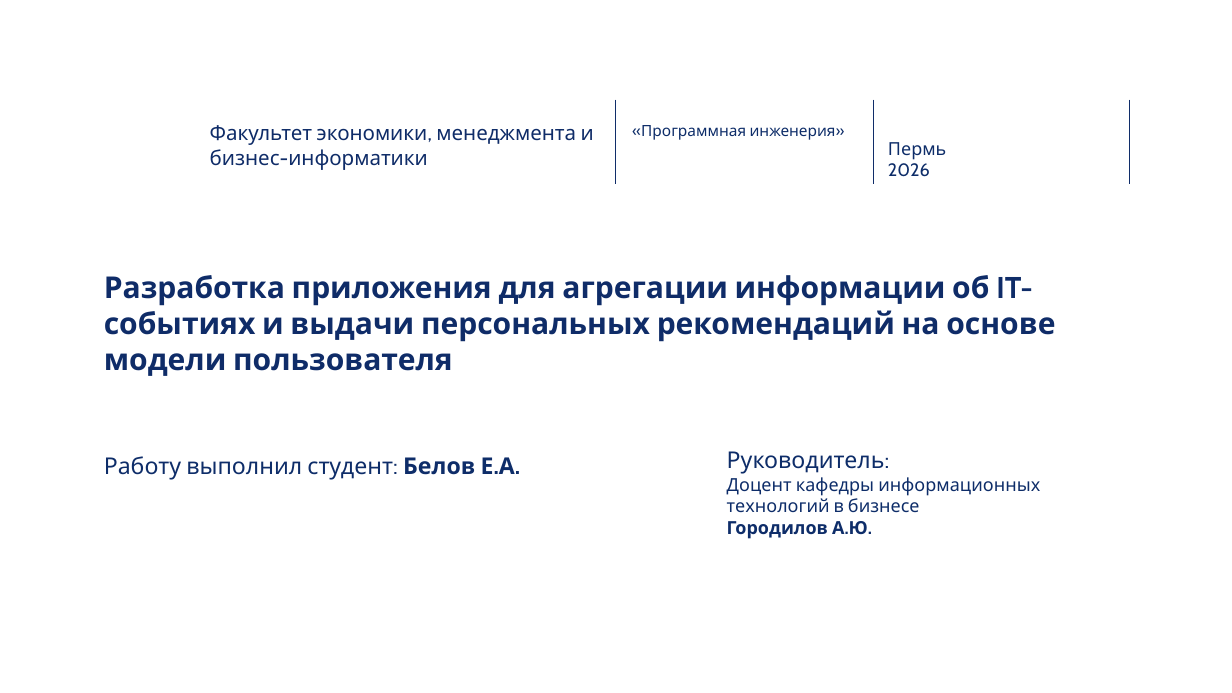
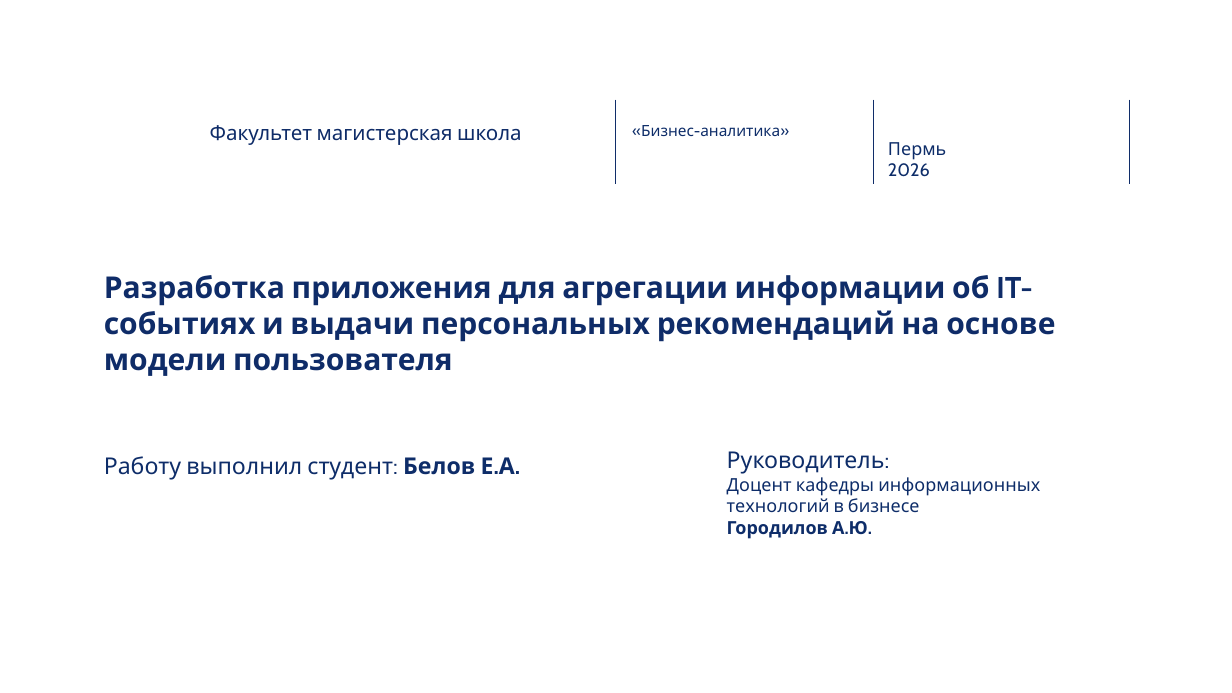
Before and after one commit to EgorBelov/event_mind, a slide deck: slide 1 of docs/Презентация_защита_EventMind.pptx. Drawn at 1232x693 pixels with LibreOffice and Linux fonts; fonts in the diff are those of the drawing; background and template pictures are left out. Boxes give left, top, right and bottom in pixels: in the first picture for what was removed or moved away, otherwise in the second. Text is boxed around its words. In the diff, an @@ line names an element or a change of style, - is before the commit and + after.

```diff
--- a/docs/Презентация_защита_EventMind.pptx
+++ b/docs/Презентация_защита_EventMind.pptx
@@ text at [210,125,521,145]: text changed @@
-Факультет экономики, менеджмента и бизнес-информатики
+Факультет магистерская школа
@@ text at [641,125,780,136]: text changed @@
-«Программная инженерия»
+«Бизнес-аналитика»
```
Also in this commit, not shown: 1 other slide changed, 1 other file.
